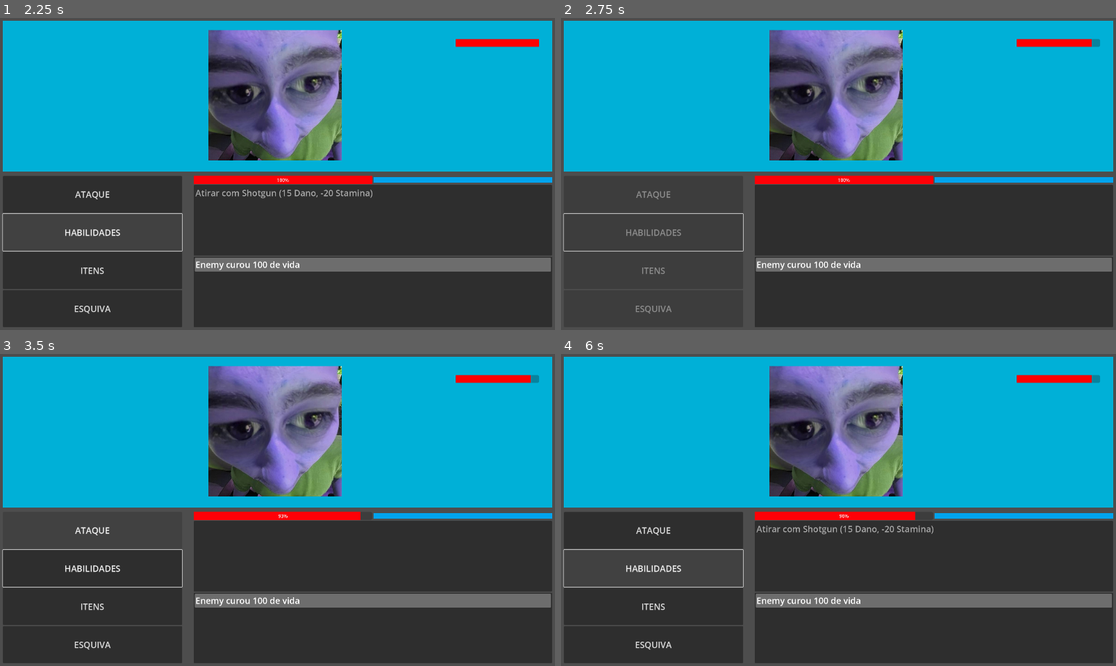
Above: before the commit, frames 1-4 (two rows, left to right).
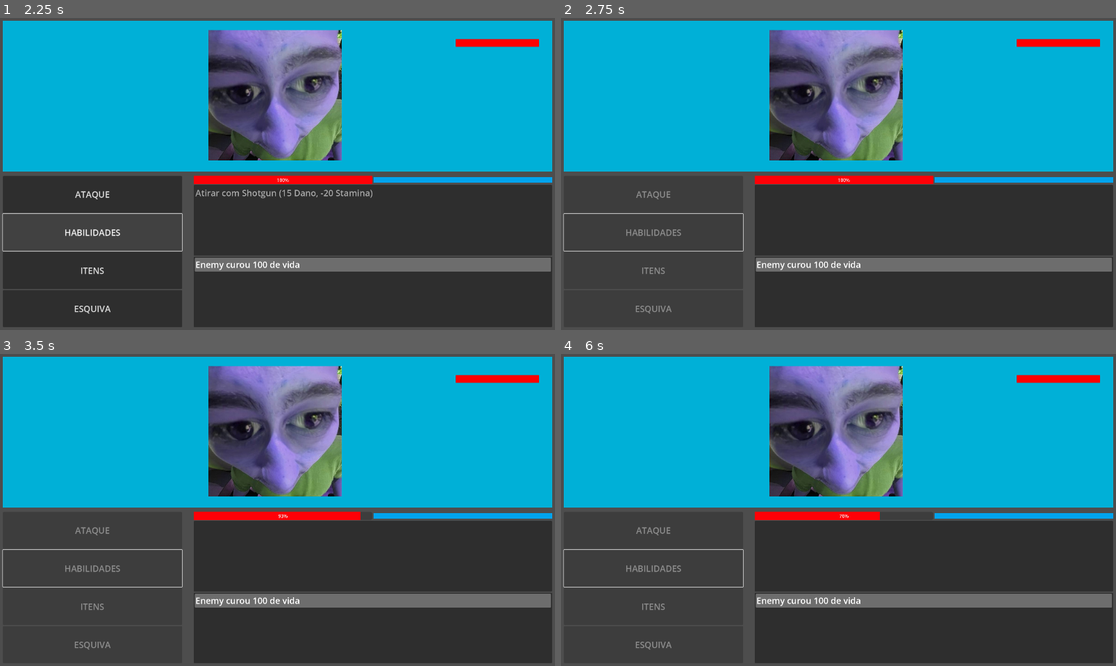
Above: after the commit, the same moments.

Repository: victor-inacio/Prototype-Macro-02
Game: Godot game, scene res://UI.tscn
Two runs of this game, one before a commit and one after it. Both use one fixed random seed, a clock stepped at 60 frames per second and the inputs below.
Inputs (mouse positions are in pixels of both pictures, inside the frame that each line leads up to):
- Up to frame 1 (2.25 s): tap Enter at 0.5 s; move the mouse to (399, 158) at 0.52 s; click "ATAQUE" at 1.25 s; click "HABILIDADES" at 2 s
- Up to frame 2 (2.75 s): no input
- Up to frame 3 (3.5 s): tap Space at 2.75 s; move the mouse to (166, 525) at 2.77 s
- Up to frame 4 (6 s): click (655, 606) at 3.5 s, where only the run before the commit has a clickable "ITENS"; click (655, 644) at 4.25 s, where only the run before the commit has a clickable "ESQUIVA"; click (655, 531) at 5 s, where only the run before the commit has a clickable "ATAQUE"; click (655, 569) at 5.75 s, where only the run before the commit has a clickable "HABILIDADES"

Frame 1 is identical in both runs. In frame 2, less than 0.1% of the frame differs, in the area x 95-98%, y 6-10%; in frame 3, 0.3%; in frame 4, 0.8%, in the area x 11-98%, y 6-95%.

Commit message:
Refactored process_action logic

Diff:
--- a/Attack.gd
+++ b/Attack.gd
@@ -9,6 +9,8 @@
 
 @export_range(0, 100)
 var execution_time: int = 0
+
+
 
 func get_result(user: Character, target: Character) -> AttackResult:
 	var result = AttackResult.new()
--- a/AttackResult.gd
+++ b/AttackResult.gd
@@ -5,3 +5,4 @@
 var isEnqueued: bool = false
 var roundsToWait: int = 0
 var failedToHit = false
+var already_waited = false
--- a/FightManager.gd
+++ b/FightManager.gd
@@ -30,38 +30,31 @@
 	current_fighter = curr_fighter
 
 func _handle_fighter_changed(val: Character):
-	if (val is Enemy):
-		var action: Action = ia.decide_action(val, player)
-		val.play(action, player)
+	if (val.has_scheduled_action()):
+		var scheduled_action: ScheduledAction = val.scheduled_action
+
+		var rounds_left = scheduled_action.rounds_left()
+
+		if (rounds_left == 0):
+			var result = scheduled_action.action_result
+			val.scheduled_action = null
+			result.already_waited = true
+			process_action(result, val, enemy if val is Player else player)
+		else:
+			scheduled_action.increase_round()
+			_toggle_turn()
+	else:
+		if (val is Enemy):
+			var action: Action = ia.decide_action(val, player)
+			val.play(action, player)
+
+
 
 
 
 func process_action(action: ActionResult, fighter: Character, target: Character):
-	if (fighter.has_scheduled_action()):
-			var scheduled_action: ScheduledAction = fighter.scheduled_action
-
-			var rounds_left = scheduled_action.rounds_left()
-
-			if (rounds_left == 0):
-				var result = scheduled_action.action_result
-				var damage = result.damageGiven
-
-				var damage_increase = 0
-
-				for ability in fighter.abilities:
-					if ability is DamageIncrease:
-						damage_increase += ability.damage_increase
-
-				target.life -= damage + damage_increase
-			else:
-				scheduled_action.increase_round()
-
-
-			_toggle_turn()
-			return
-	else:
-		if (action is AttackResult):
-			if (action.isEnqueued):
+	if (action is AttackResult):
+			if (action.isEnqueued && !action.already_waited):
 				var time = action.roundsToWait
 				fighter.schedule_action(action, time)
 
@@ -80,18 +73,17 @@
 			target.life -= damage + damage_increase
 
 
-		if (action is ItemResult):
-			fighter.life += action.life_increase
-			fighter.stamina += action.stamina_increase
+	if (action is ItemResult):
+		fighter.life += action.life_increase
+		fighter.stamina += action.stamina_increase
 
-			if (action.damage_increase != 0):
-				var ability = DamageIncrease.new(action.damage_increase)
-				fighter.abilities.append(ability)
+		if (action.damage_increase != 0):
+			var ability = DamageIncrease.new(action.damage_increase)
+			fighter.abilities.append(ability)
 
+		fighter.decrease_abilities()
 
-
-			fighter.decrease_abilities()
-		_toggle_turn()
+	_toggle_turn()
 
 func _toggle_turn():
 	var last_fighter = current_fighter
--- a/UI.tscn
+++ b/UI.tscn
@@ -48,7 +48,7 @@
 script = ExtResource("3_t81qx")
 damage = 10
 chance_of_damage = 100
-execution_time = 0
+execution_time = 3
 name = "Meu pau"
 
 [sub_resource type="Resource" id="Resource_u6535"]
